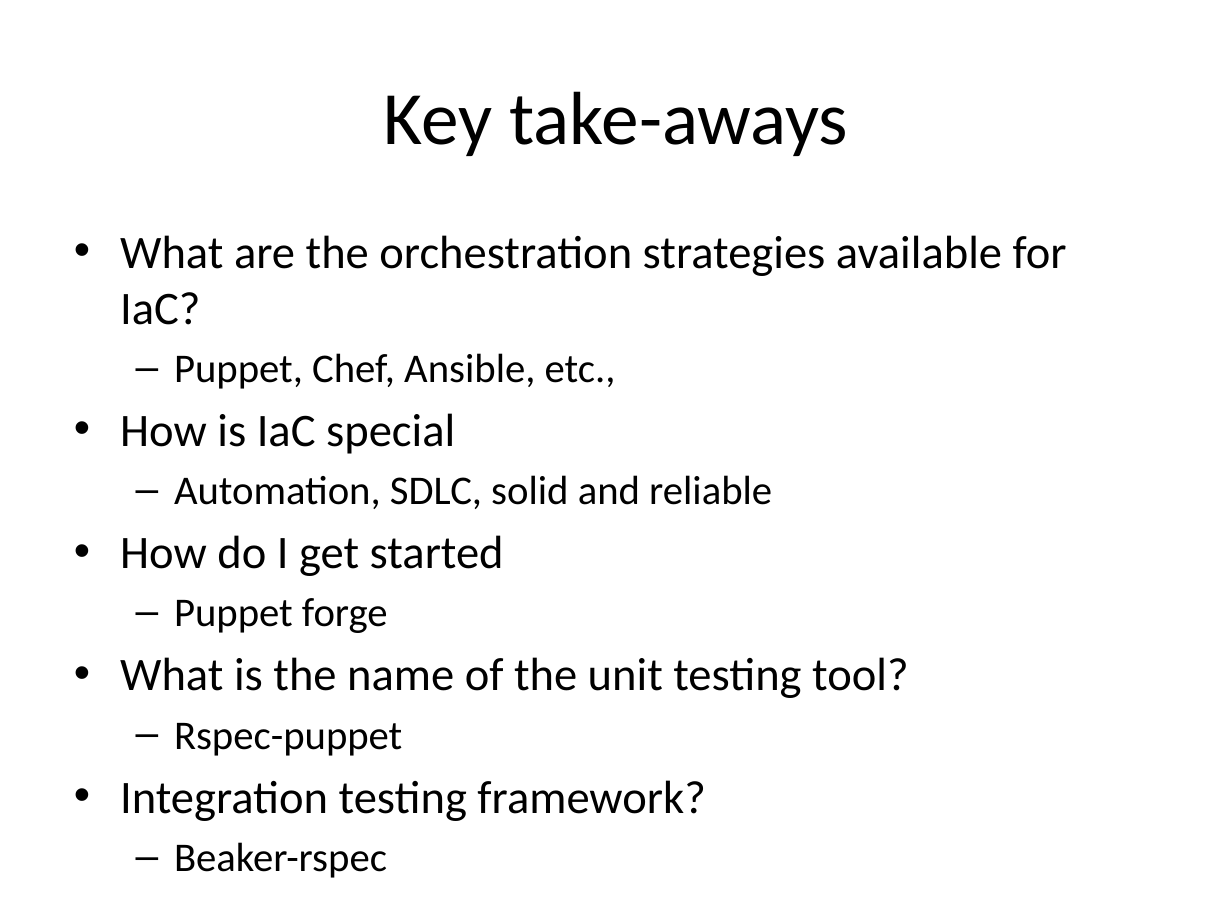
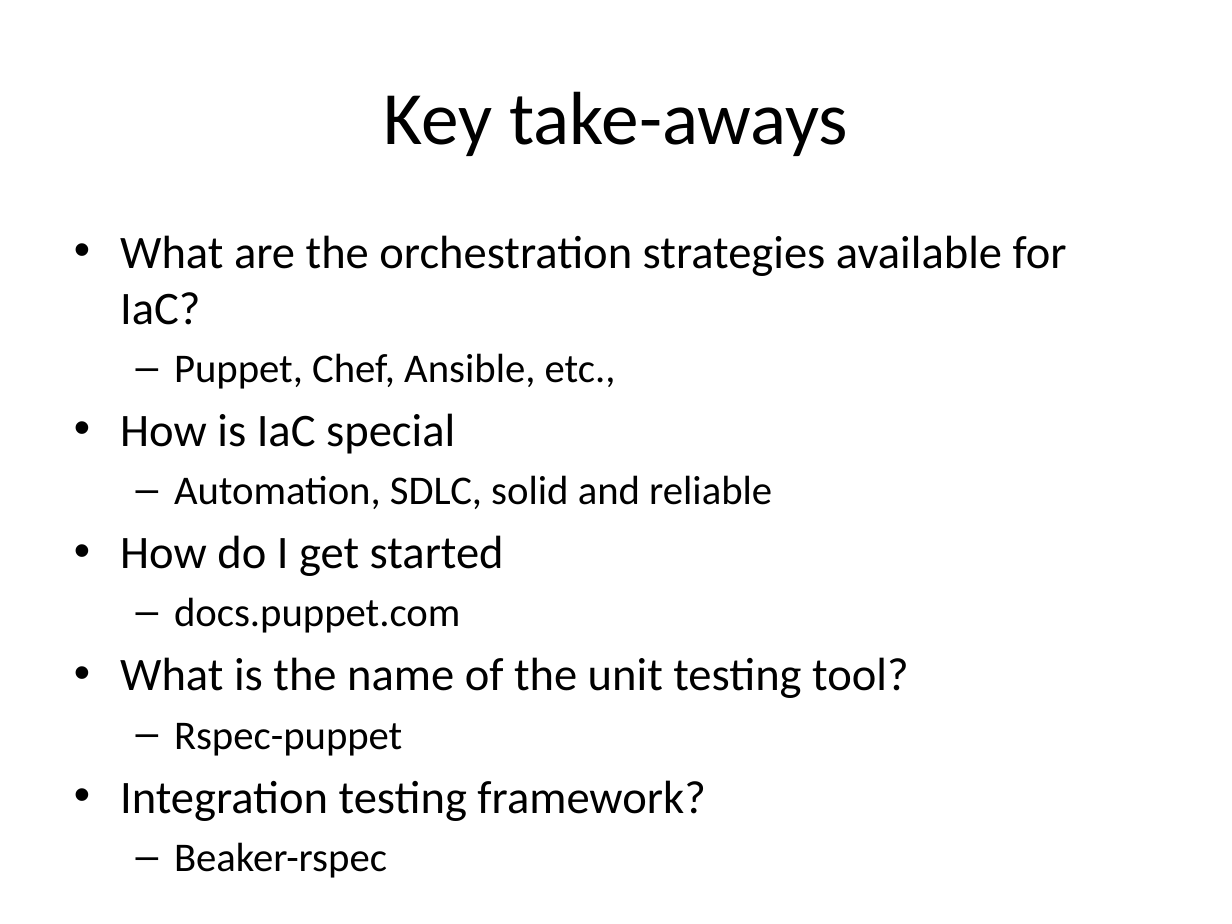
Before and after one commit to induja0107/Beaker-rspec, a slide deck: slide 13 of Beaker-rspec.pptx. Drawn at 1232x924 pixels with LibreOffice and Linux fonts; fonts in the diff are those of the drawing. Boxes give left, top, right and bottom in pixels: in the first picture for what was removed or moved away, otherwise in the second. Text is boxed around its words. In the diff, an @@ line names an element or a change of style, - is before the commit and + after.

```diff
--- a/Beaker-rspec.pptx
+++ b/Beaker-rspec.pptx
@@ text at (174,597,460,633): text changed @@
-  – Puppet forge
+  – docs.puppet.com
```
Also in this commit, not shown: 1 other slide changed.
